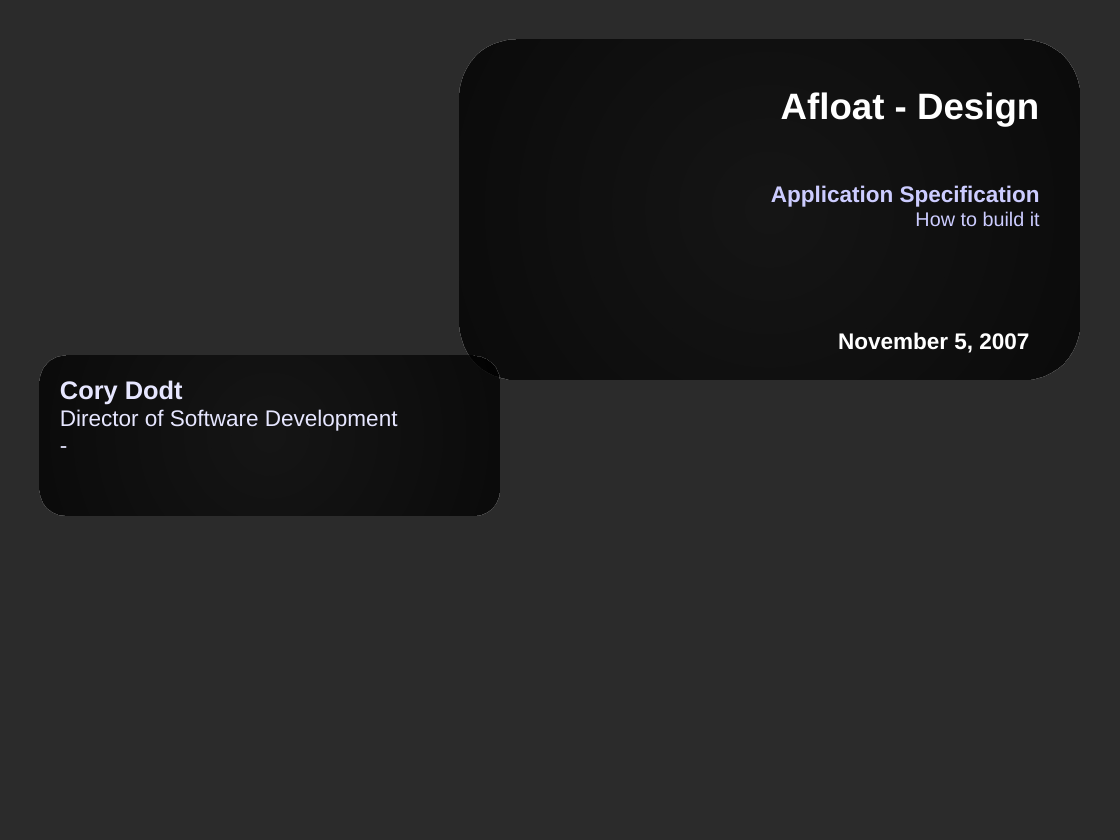
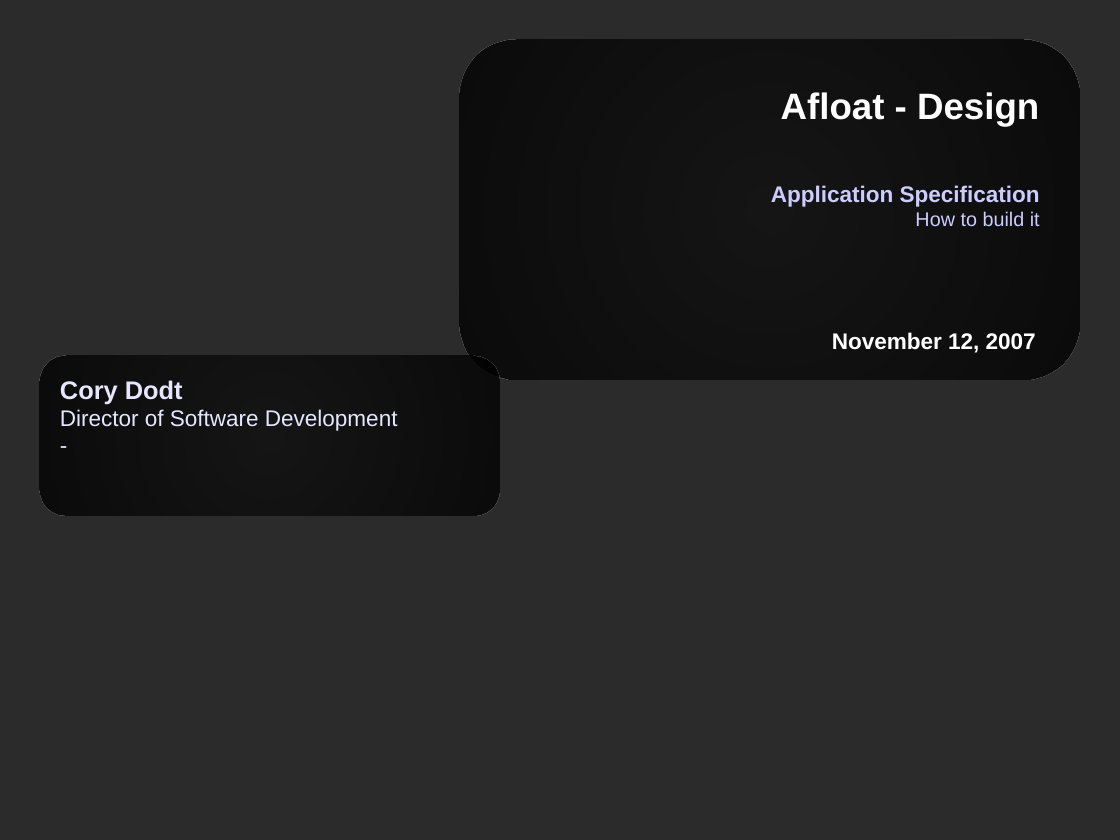
Before and after one commit to corydodt/Afloat, a slide deck: slide 1 of doc/afloat.odp. Drawn at 1120x840 pixels with LibreOffice and Linux fonts; fonts in the diff are those of the drawing; background and template pictures are left out; a plain dark background stands for a picture behind light text. Boxes give left, top, right and bottom in pixels: in the first picture for what was removed or moved away, otherwise in the second. Text is boxed around its words. In the diff, an @@ line names an element or a change of style, - is before the commit and + after.

```diff
--- a/doc/afloat.odp
+++ b/doc/afloat.odp
@@ text at [832,332,1036,353]: text changed @@
-November 5, 2007
+November 12, 2007
```
Also in this commit, not shown: 4 other slides changed.
